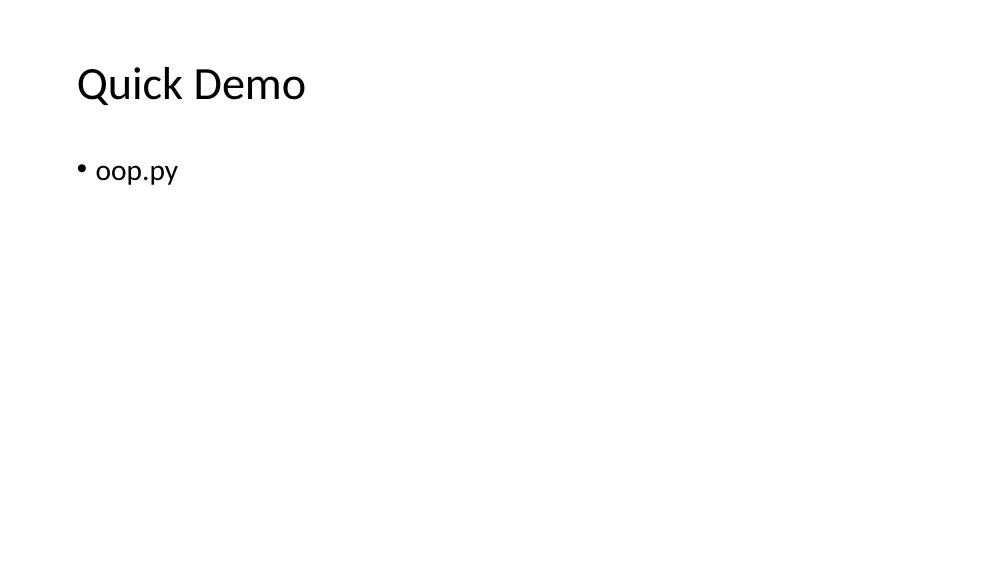
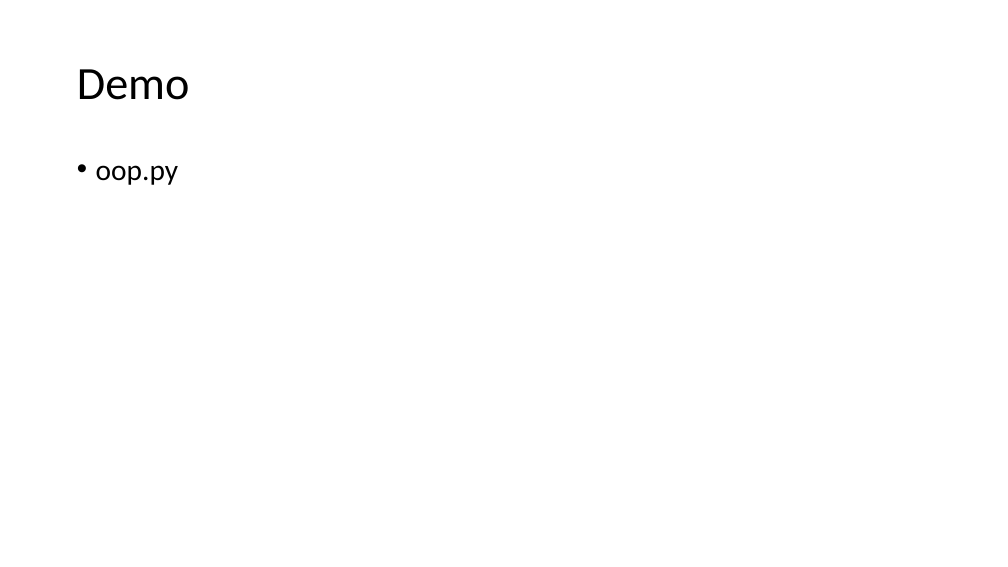
Before and after one commit to johink/PythonDS, a slide deck: slide 9 of Week4/Week4 Class2.pptx. Drawn at 1008x567 pixels with LibreOffice and Linux fonts; fonts in the diff are those of the drawing. Boxes give left, top, right and bottom in pixels: in the first picture for what was removed or moved away, otherwise in the second. Text is boxed around its words. In the diff, an @@ line names an element or a change of style, - is before the commit and + after.

```diff
--- a/Week4/Week4 Class2.pptx
+++ b/Week4/Week4 Class2.pptx
@@ title at box(77, 69, 190, 100): text changed @@
-Quick Demo
+Demo
```
Also in this commit, not shown: 3 slides removed, 1 other file.
